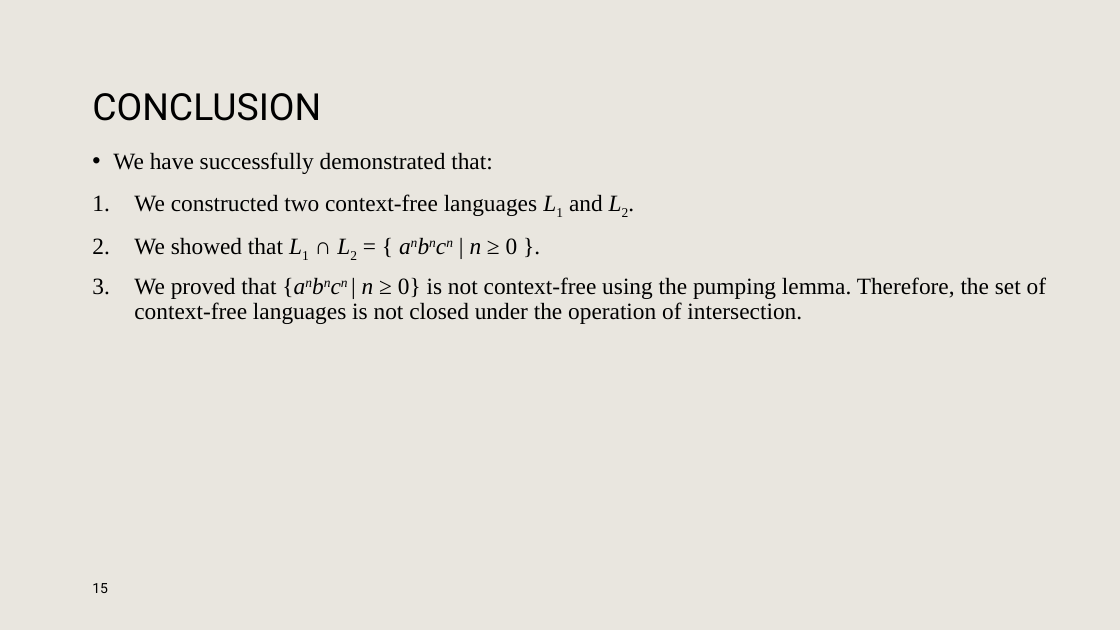
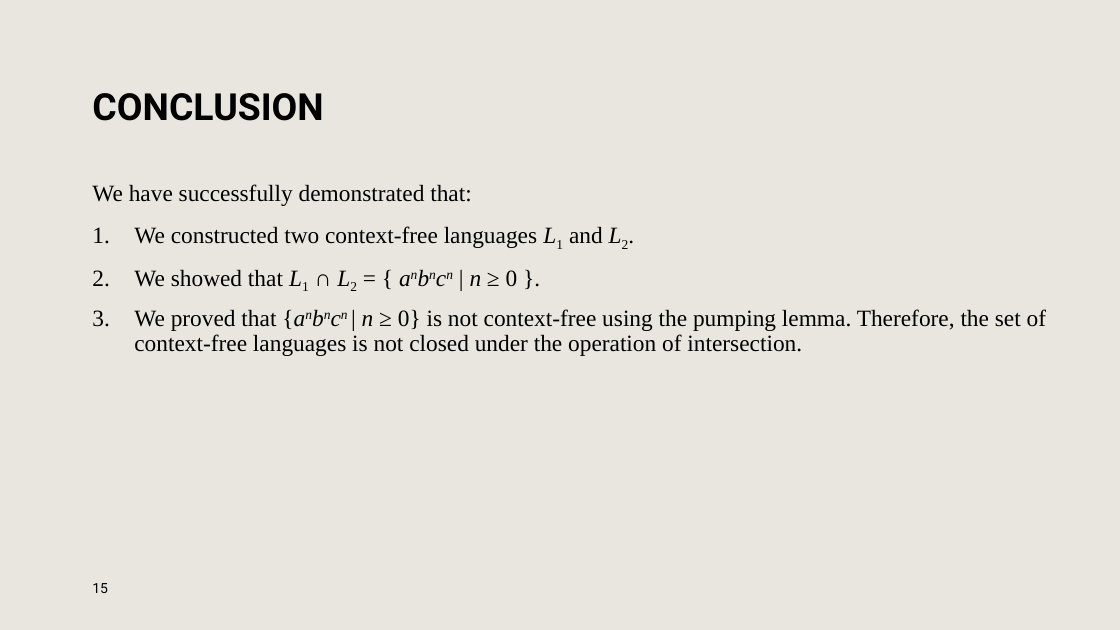
Before and after one commit to TANISHAAHUJA/comp-382assignment2, a slide deck: slide 15 of Comp382_ON1_A2_T1.pptx. Drawn at 1120x630 pixels with LibreOffice and Linux fonts; fonts in the diff are those of the drawing; background and template pictures are left out. Boxes give left, top, right and bottom in pixels: in the first picture for what was removed or moved away, otherwise in the second. Text is boxed around its words. In the diff, an @@ line names an element or a change of style, - is before the commit and + after.

```diff
--- a/Comp382_ON1_A2_T1.pptx
+++ b/Comp382_ON1_A2_T1.pptx
@@ title "CONCLUSION" at bbox=[92, 93, 323, 121]: bold on @@
@@ text "We have successfully demonstrated that:": place and size @@
-text "We have successfully demonstrated that:" at bbox=[113, 152, 1046, 324]
+text "We have successfully demonstrated that:" at bbox=[92, 184, 1046, 356]
@@ text at bbox=[92, 184, 471, 206]: bullet • to none @@
```
Also in this commit, not shown: 9 other slides changed, 1 slide added, 2 slides removed.
